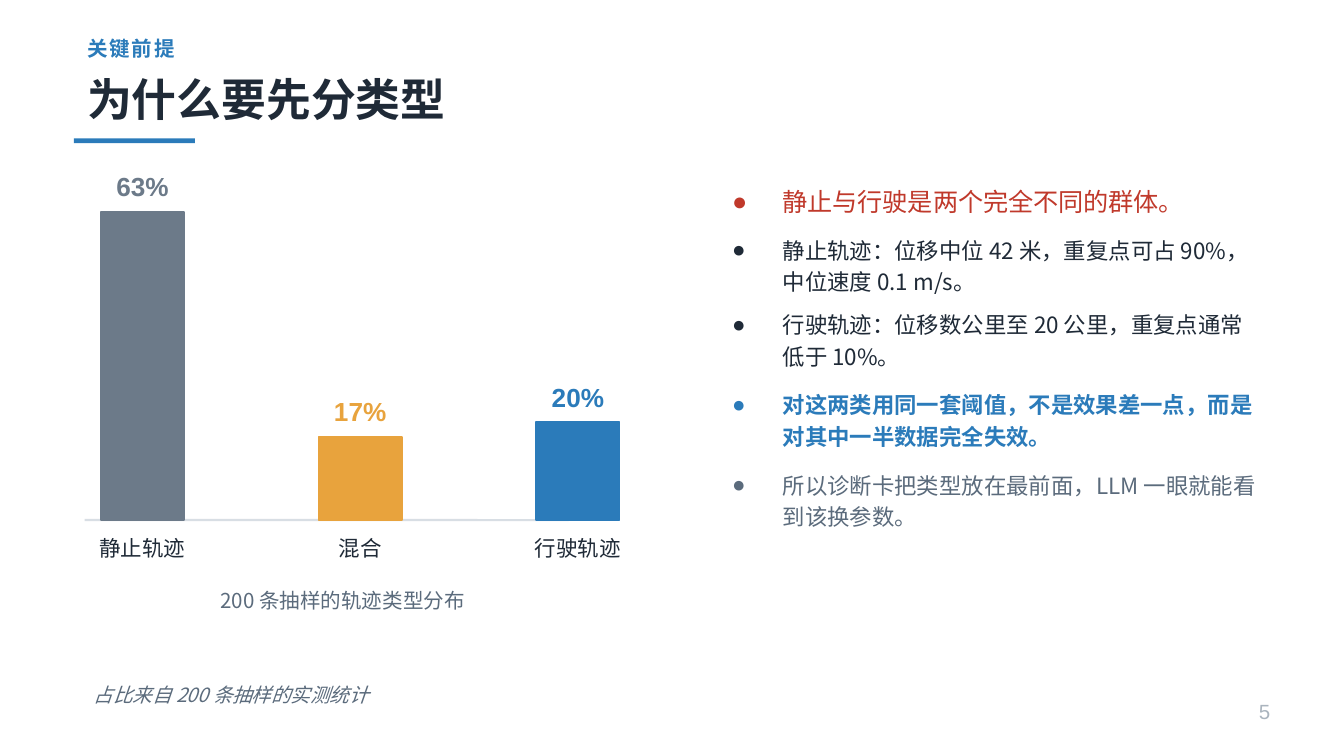
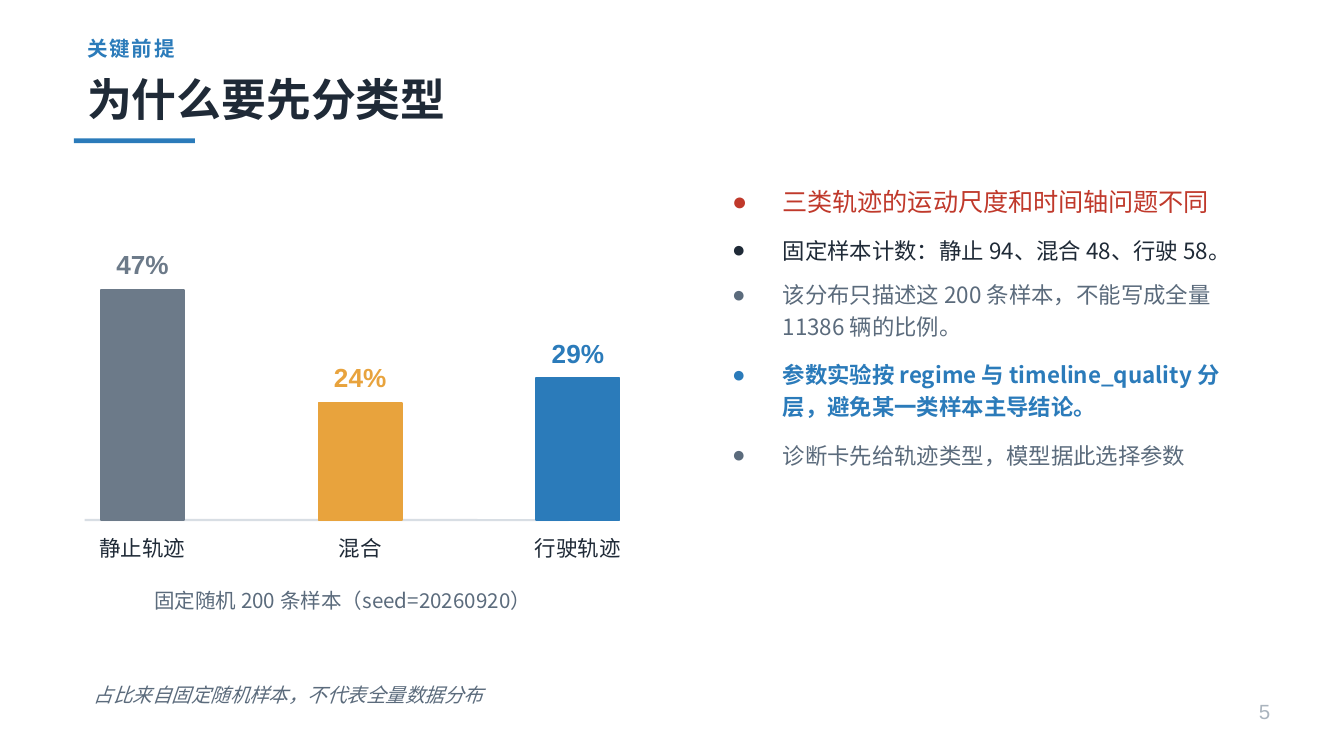
Before and after one commit to gubingren0409/Smart_Cities_and_Location_Services, a slide deck: slide 5 of 作业/基于LLM的轨迹数据清洗评估.pptx. Drawn at 1344x756 pixels with LibreOffice and Linux fonts; fonts in the diff are those of the drawing. Boxes give left, top, right and bottom in pixels: in the first picture for what was removed or moved away, otherwise in the second. Text is boxed around its words. In the diff, an @@ line names an element or a change of style, - is before the commit and + after.

```diff
--- a/作业/基于LLM的轨迹数据清洗评估.pptx
+++ b/作业/基于LLM的轨迹数据清洗评估.pptx
@@ text at box(783, 190, 1230, 466): text changed; text colour #1F2A37 to #5B6B7C @@
-● 静止与行驶是两个完全不同的群体。
-● 静止轨迹：位移中位 42 米，重复点可占 90%，中位速度 0.1 m/s。
-● 行驶轨迹：位移数公里至 20 公里，重复点通常低于 10%。
-● 对这两类用同一套阈值，不是效果差一点，而是对其中一半数据完全失效。
-● 所以诊断卡把类型放在最前面，LLM 一眼就能看到该换参数。
+● 三类轨迹的运动尺度和时间轴问题不同
+● 固定样本计数：静止 94、混合 48、行驶 58。
+● 该分布只描述这 200 条样本，不能写成全量 11386 辆的比例。
+● 参数实验按 regime 与 timeline_quality 分层，避免某一类样本主导结论。
+● 诊断卡先给轨迹类型，模型据此选择参数
@@ text at box(116, 256, 168, 274): text changed @@
-63%
+47%
@@ rectangle: place and size @@
-rectangle at box(101, 211, 184, 519)
+rectangle at box(101, 290, 184, 520)
@@ text at box(552, 344, 604, 364): text changed @@
-20%
+29%
@@ text at box(334, 368, 386, 387): text changed @@
-17%
+24%
@@ rectangle: place and size @@
-rectangle at box(536, 422, 620, 520)
+rectangle at box(536, 378, 620, 520)
@@ rectangle: place and size @@
-rectangle at box(319, 437, 402, 520)
+rectangle at box(319, 403, 402, 520)
@@ text at box(154, 590, 531, 610): text changed @@
-200 条抽样的轨迹类型分布
+固定随机 200 条样本（seed=20260920）
@@ text at box(94, 685, 483, 704): text changed @@
-占比来自 200 条抽样的实测统计
+占比来自固定随机样本，不代表全量数据分布
```
Also in this commit, not shown: 6 other slides changed, 1 slide added, 1 slide removed, 26 other files.
